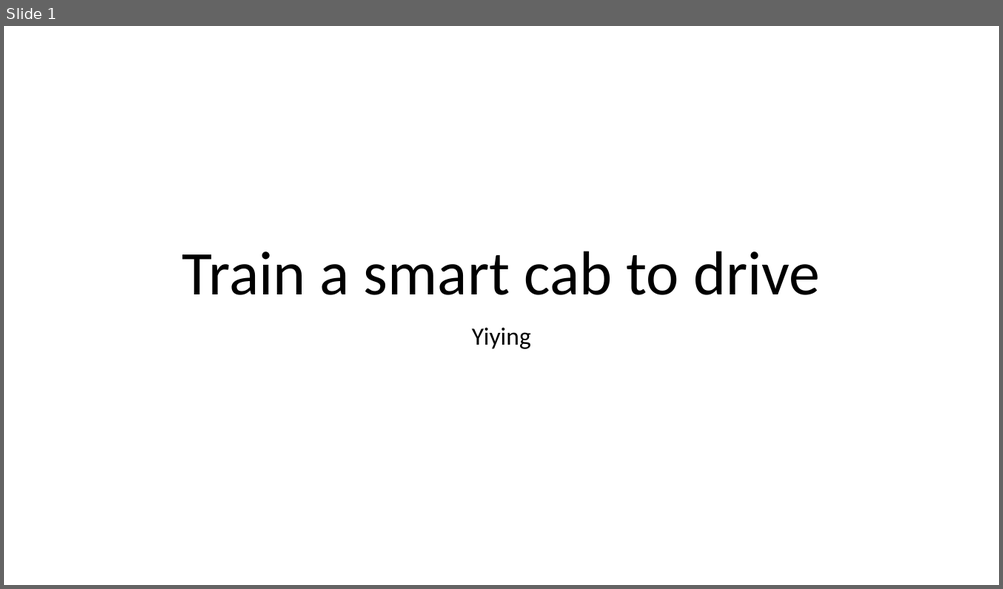
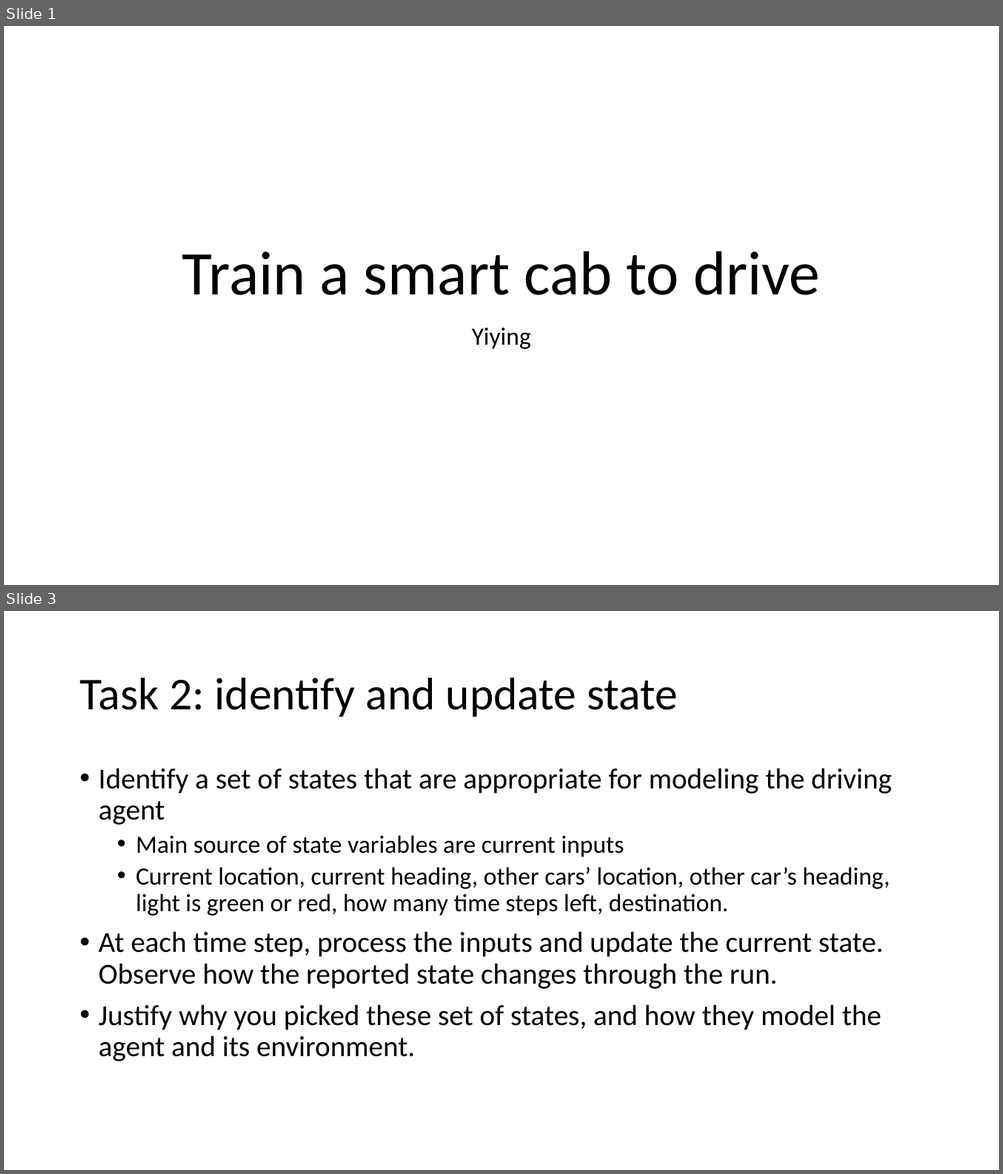
Before and after one commit to YiyingW/Train-a-smart-cab-to-drive, a slide deck: smartcab.pptx. Shown one above the other, each under a label of ours: slide 1 before the commit, slides 1 and 3 after it; the slides between them are not shown. The pictures are 1003x589 and 1003x1174 pixels, drawn with LibreOffice and Linux fonts; fonts in the diff are those of the drawing. Boxes give left, top, right and bottom in pixels: in the first picture for what was removed or moved away, otherwise in the second. Text is boxed around its words. In the diff, an @@ line names an element or a change of style, - is before the commit and + after.

Commit message:
identify states

```diff
--- a/smartcab.pptx
+++ b/smartcab.pptx
@@ slide 3 added at [4, 611, 999, 1170], background #FFFFFF @@
@@ title added at [79, 678, 677, 717], 44 pt, text #000000 @@
+Task 2: identify and update state
@@ text added at [99, 768, 891, 1062], 28 pt, text #000000 @@
+• Identify a set of states that are appropriate for modeling the driving agent
+  • Main source of state variables are current inputs
+  • Current location, current heading, other cars’ location, other car’s heading, light is green or red, how many time steps left, destination.
+• At each time step, process the inputs and update the current state. Observe how the reported state changes through the run.
+• Justify why you picked these set of states, and how they model the agent and its environment.
```
Also in this commit, not shown: 1 slide changed, 2 other slides added, 6 other files.
